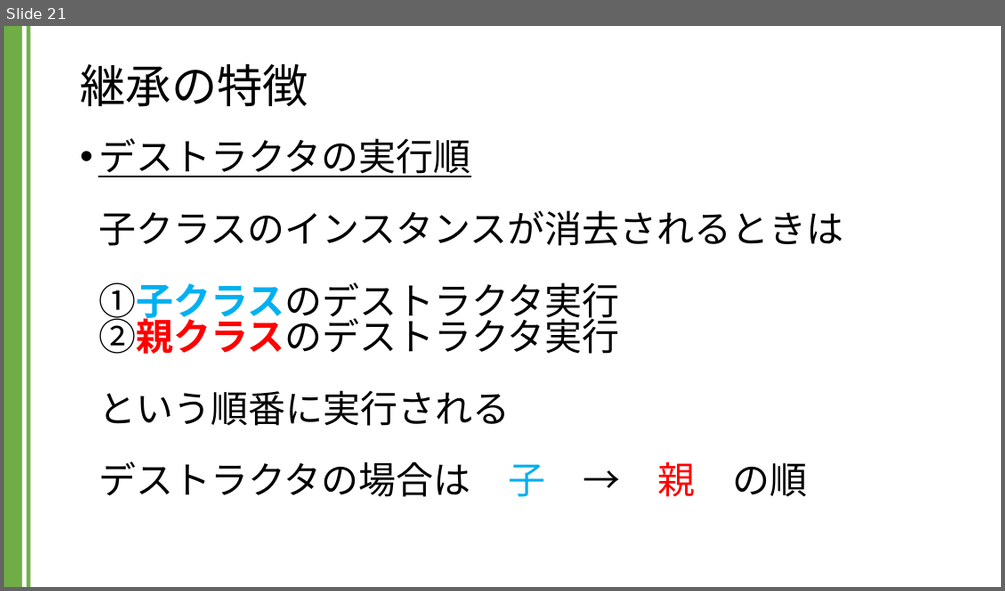
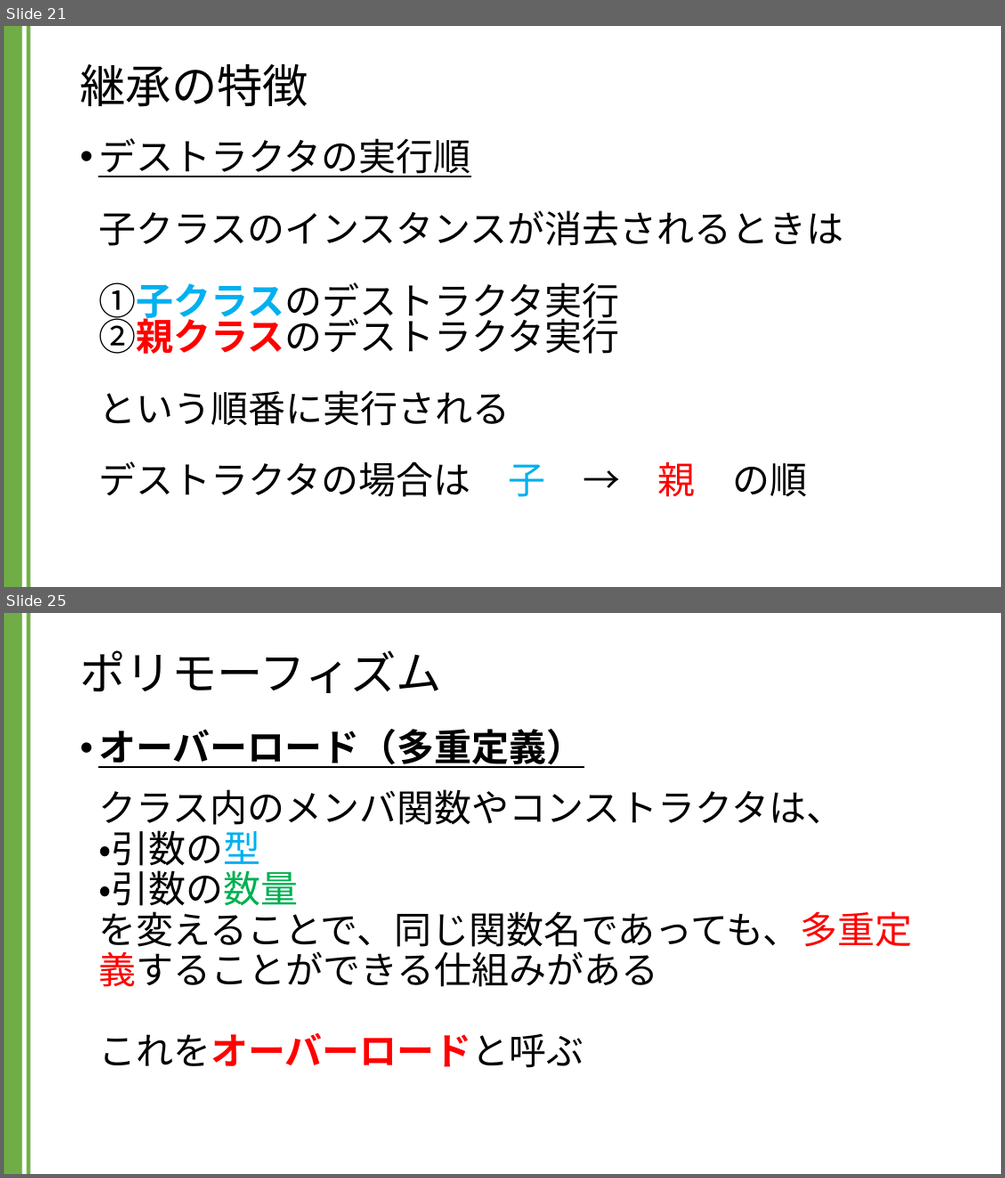
Before and after one commit to kic-murata/cpp2024, a slide deck: 授業資料/講義資料：継承とポリモーフィズム.pptx. Shown one above the other, each under a label of ours: slide 21 before the commit, slides 21 and 25 after it; the slides between them are not shown. The pictures are 1005x591 and 1005x1178 pixels, drawn with LibreOffice and Linux fonts; fonts in the diff are those of the drawing. Boxes give left, top, right and bottom in pixels: in the first picture for what was removed or moved away, otherwise in the second. Text is boxed around its words. In the diff, an @@ line names an element or a change of style, - is before the commit and + after.

```diff
--- a/授業資料/講義資料：継承とポリモーフィズム.pptx
+++ b/授業資料/講義資料：継承とポリモーフィズム.pptx
@@ slide 25 added at (4, 613, 1001, 1174), background #FFFFFF; not listed: 2 template elements that a slide beside it also shows @@
@@ title added at (80, 650, 442, 693), 44 pt, text #000000 @@
+ポリモーフィズム
@@ text added at (98, 729, 912, 1068), 36 pt, text #000000 @@
+• オーバーロード（多重定義）
+  クラス内のメンバ関数やコンストラクタは、
+  ・引数の型
+  ・引数の数量
+  を変えることで、同じ関数名であっても、多重定義することができる仕組みがある
+  これをオーバーロードと呼ぶ
```
Also in this commit, not shown: 4 slides changed, 2 other slides added.
